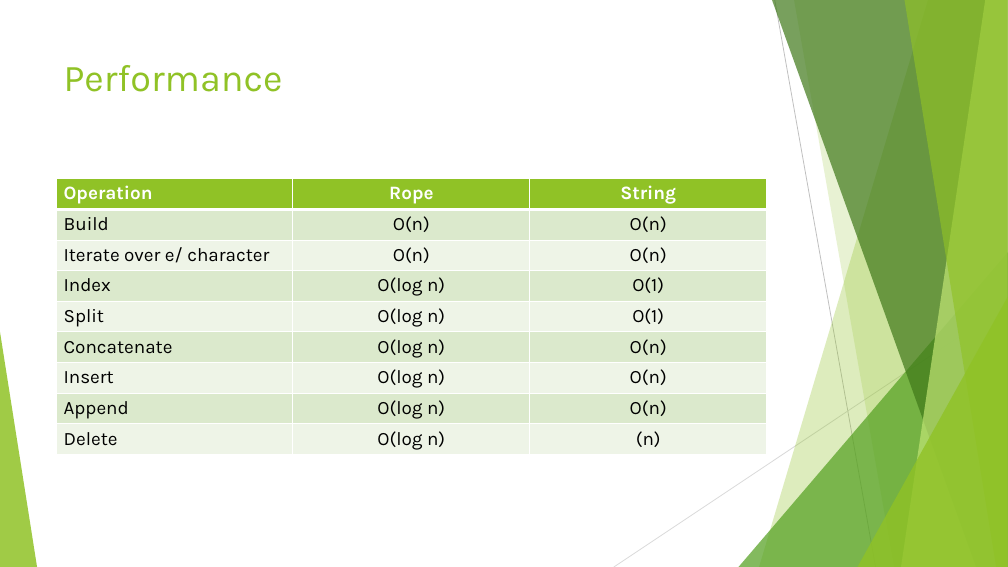
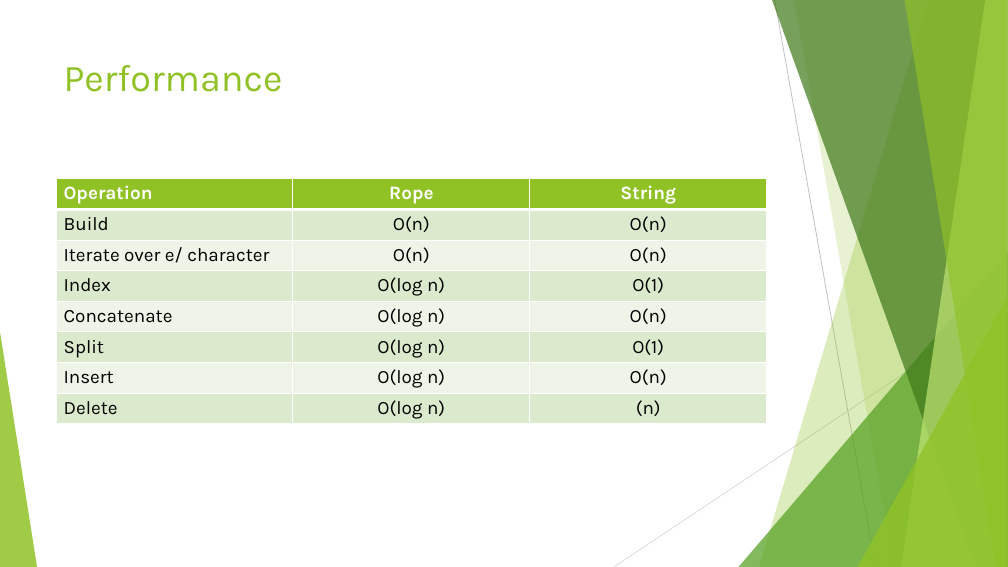
Before and after one commit to nbelliot/comp401, a slide deck: slide 9 of presentation1/Exercises.pptx (slide 8 before the commit). Drawn at 1008x567 pixels with LibreOffice and Linux fonts; fonts in the diff are those of the drawing. Boxes give left, top, right and bottom in pixels: in the first picture for what was removed or moved away, otherwise in the second. Text is boxed around its words. In the diff, an @@ line names an element or a change of style, - is before the commit and + after.

```diff
--- a/presentation1/Exercises.pptx
+++ b/presentation1/Exercises.pptx
@@ table at (56, 178, 766, 423) @@
+row 5: Concatenate | O(log n) | O(n)
-row 6: Concatenate | O(log n) | O(n)
-row 8: Append | O(log n) | O(n)
```
Also in this commit, not shown: 5 other slides changed, 1 slide added, 1 other file.
